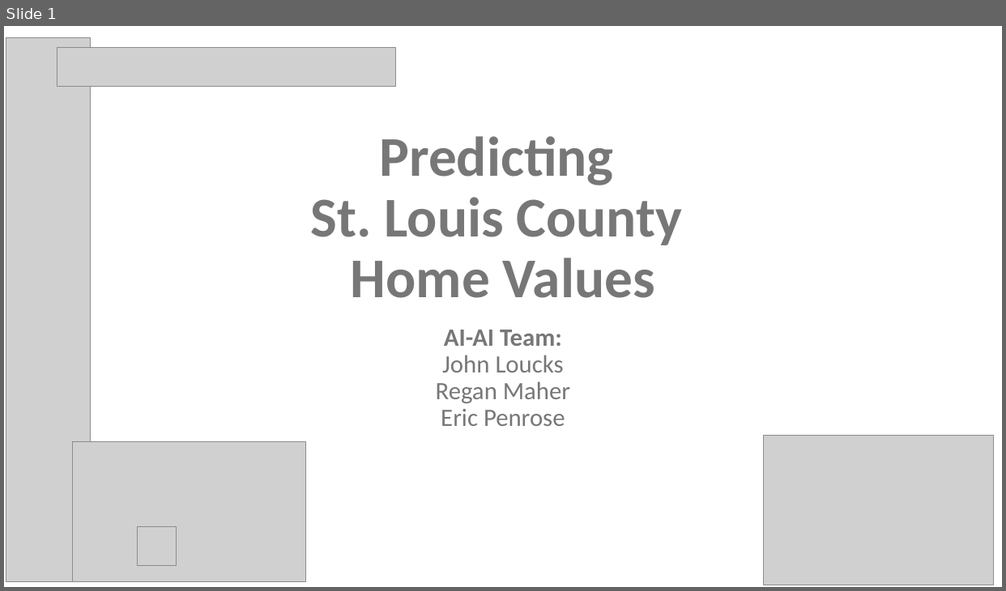
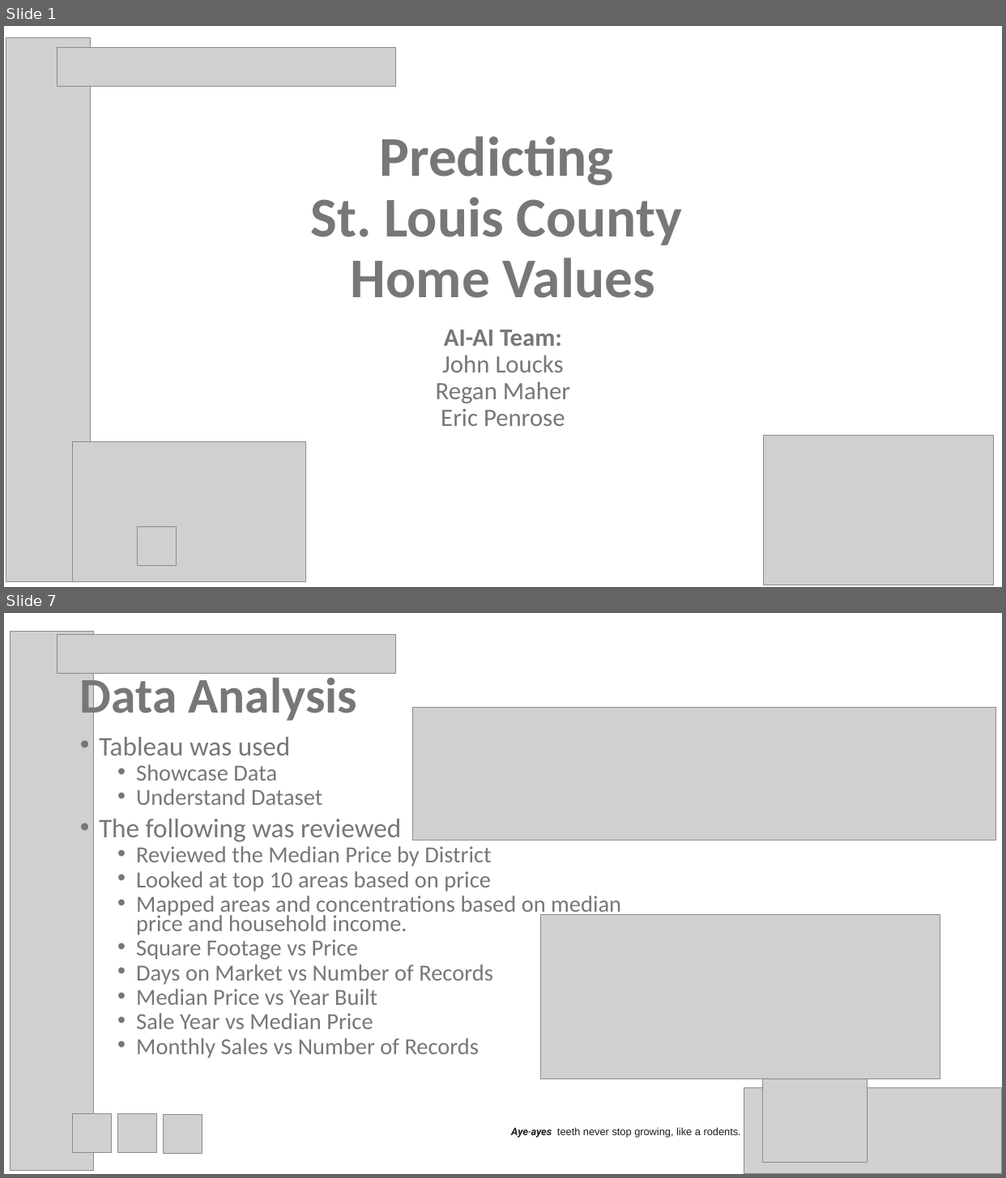
Before and after one commit to psychicesp/AI-AI, a slide deck: Project3_Presentation.pptx. Shown one above the other, each under a label of ours: slide 1 before the commit, slides 1 and 7 after it; the slides between them are not shown. The pictures are 1006x591 and 1006x1178 pixels, drawn with LibreOffice and Linux fonts; fonts in the diff are those of the drawing; grey boxes stand for pictures. Boxes give left, top, right and bottom in pixels: in the first picture for what was removed or moved away, otherwise in the second. Text is boxed around its words. In the diff, an @@ line names an element or a change of style, - is before the commit and + after.

```diff
--- a/Project3_Presentation.pptx
+++ b/Project3_Presentation.pptx
@@ slide 7 added at [4,613,1002,1174], background #FFFFFF @@
@@ picture added at [10,631,93,1170] @@
@@ picture added at [57,635,395,674] @@
@@ title added at [80,671,358,725], 48 pt, text #777777, bold @@
+Data Analysis
@@ picture added at [413,707,996,840] @@
@@ text added at [99,737,621,1059], 22.2 pt, text #777777 @@
+• Tableau was used
+  • Showcase Data
+  • Understand Dataset
+• The following was reviewed
+  • Reviewed the Median Price by District
+  • Looked at top 10 areas based on price
+  • Mapped areas and concentrations based on median price and household income.
+  • Square Footage vs Price
+  • Days on Market vs Number of Records
+  • Median Price vs Year Built
+  • Sale Year vs Median Price
+  • Monthly Sales vs Number of Records
@@ picture added at [541,914,940,1079] @@
@@ picture added at [744,1088,1002,1174] @@
@@ picture added at [762,1079,867,1162] @@
@@ picture added at [73,1114,112,1152] @@
@@ picture added at [117,1114,157,1152] @@
@@ picture added at [163,1114,202,1153] @@
@@ text added at [511,1127,741,1138], 10 pt, text #1D1C1D @@
+Aye-ayes teeth never stop growing, like a rodents.
```
Also in this commit, not shown: 9 slides changed, 1 other slide added, 2 other files.
